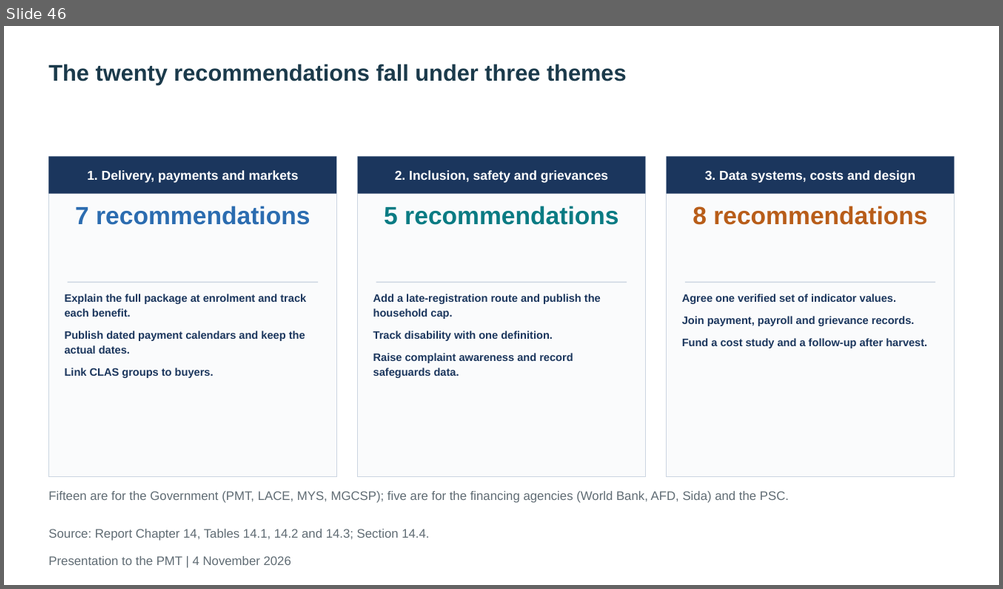
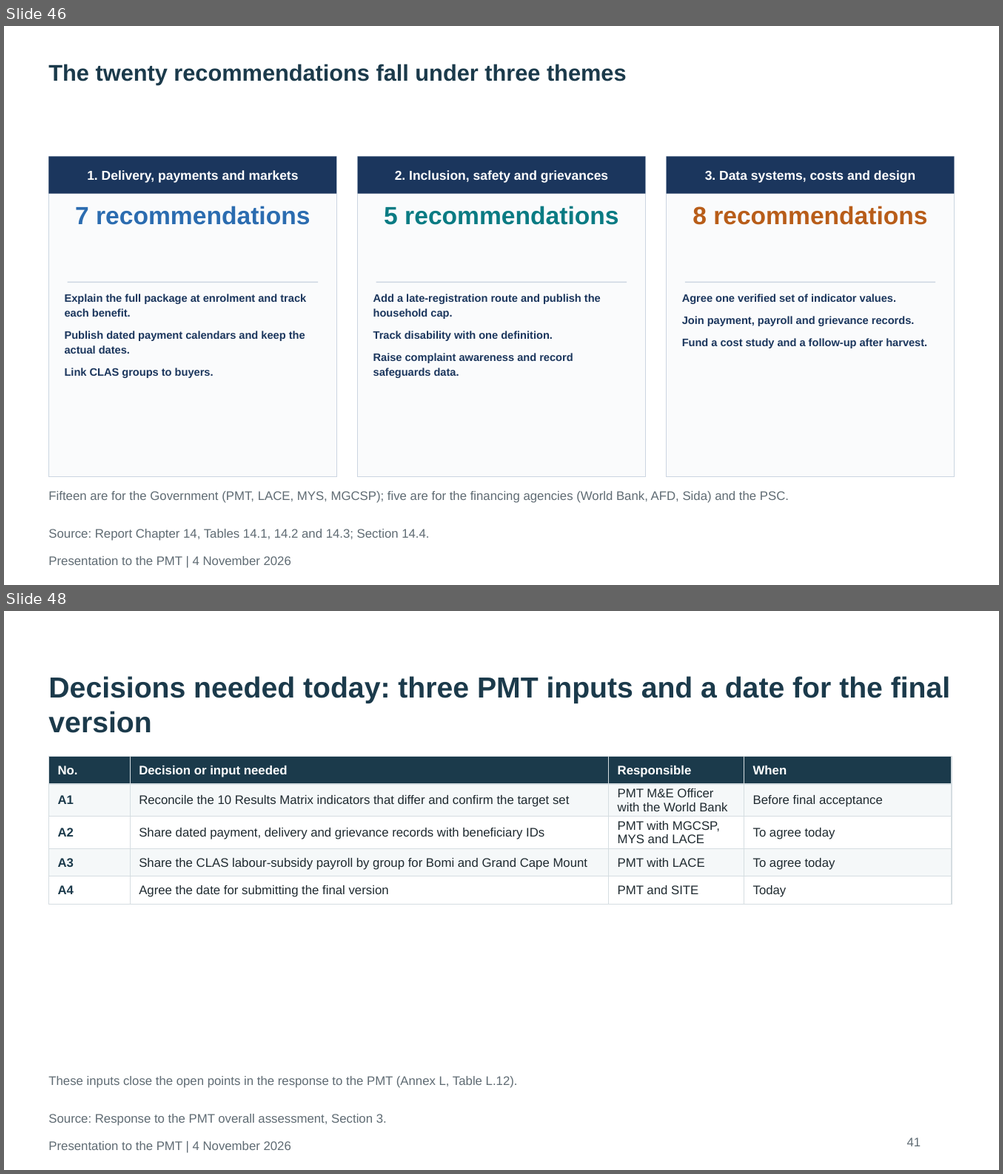
Before and after one commit to kokouekpinda/kokouekpinda, a slide deck: deliverables/REALISE_PMT_Presentation_v5.pptx. Shown one above the other, each under a label of ours: slide 46 before the commit, slides 46 and 48 after it; the slides between them are not shown. The pictures are 1003x589 and 1003x1174 pixels, drawn with LibreOffice and Linux fonts; fonts in the diff are those of the drawing. Boxes give left, top, right and bottom in pixels: in the first picture for what was removed or moved away, otherwise in the second. Text is boxed around its words. In the diff, an @@ line names an element or a change of style, - is before the commit and + after.

```diff
--- a/deliverables/REALISE_PMT_Presentation_v5.pptx
+++ b/deliverables/REALISE_PMT_Presentation_v5.pptx
@@ slide 48 added at (4, 611, 999, 1170), background #FFFFFF; not listed: 1 template element that a slide beside it also shows @@
@@ title added at (48, 676, 950, 733), 28 pt, text #1B3A4B, bold @@
+Decisions needed today: three PMT inputs and a date for the final version
@@ table added at (48, 757, 950, 1001), 5 rows, 4 columns @@
+No. | Decision or input needed | Responsible | When
+A1 | Reconcile the 10 Results Matrix indicators that differ and confirm the target set | PMT M&E Officer with the World Bank | Before final acceptance
+A2 | Share dated payment, delivery and grievance records with beneficiary IDs | PMT with MGCSP, MYS and LACE | To agree today
+A3 | Share the CLAS labour-subsidy payroll by group for Bomi and Grand Cape Mount | PMT with LACE | To agree today
+A4 | Agree the date for submitting the final version | PMT and SITE | Today
@@ text added at (48, 1076, 518, 1088), 12 pt, text #5F6B73 @@
+These inputs close the open points in the response to the PMT (Annex L, Table L.12).
@@ text added at (48, 1114, 387, 1126), 12 pt, text #5F6B73 @@
+Source: Response to the PMT overall assessment, Section 3.
@@ text added at (907, 1138, 921, 1147), 12 pt, text #5F6B73 @@
+41
```
Also in this commit, not shown: 8 slides changed, 10 other slides added, 3 slides removed, 7 other files.
